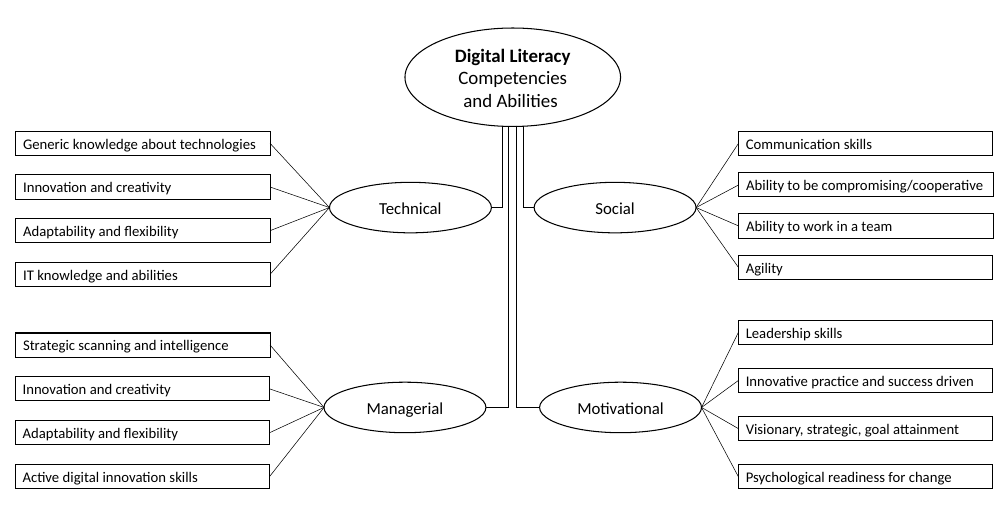
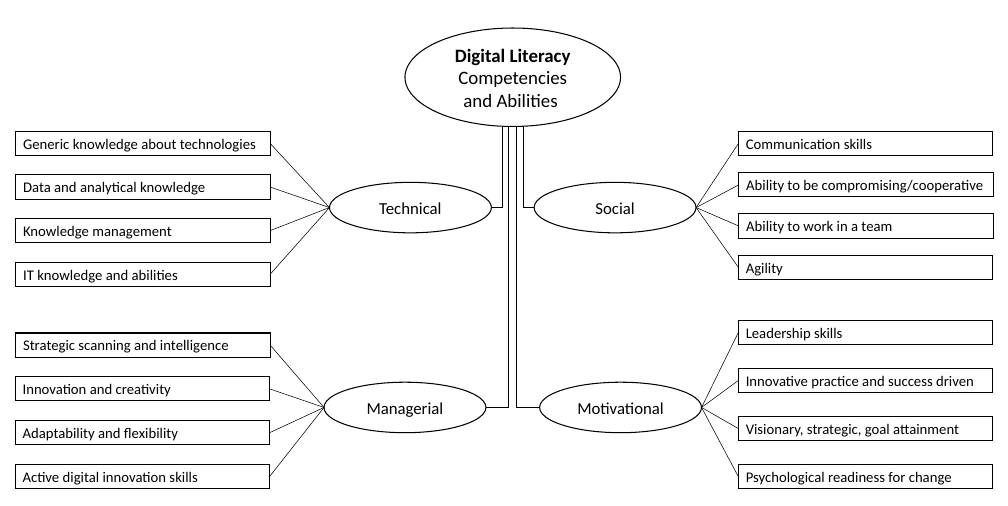
Before and after one commit to digital-work-lab/digital-work-lecture, a slide deck: slide 1 of material/gagne-pratte.pptx. Drawn at 1008x506 pixels with LibreOffice and Linux fonts; fonts in the diff are those of the drawing. Boxes give left, top, right and bottom in pixels: in the first picture for what was removed or moved away, otherwise in the second. Text is boxed around its words. In the diff, an @@ line names an element or a change of style, - is before the commit and + after.

```diff
--- a/material/gagne-pratte.pptx
+++ b/material/gagne-pratte.pptx
@@ text in rectangle at (23,181,205,195): text changed @@
-Innovation and creativity
+Data and analytical knowledge
@@ text in rectangle at (23,226,171,239): text changed @@
-Adaptability and flexibility
+Knowledge management
```
Also in this commit, not shown: 4 other files.
